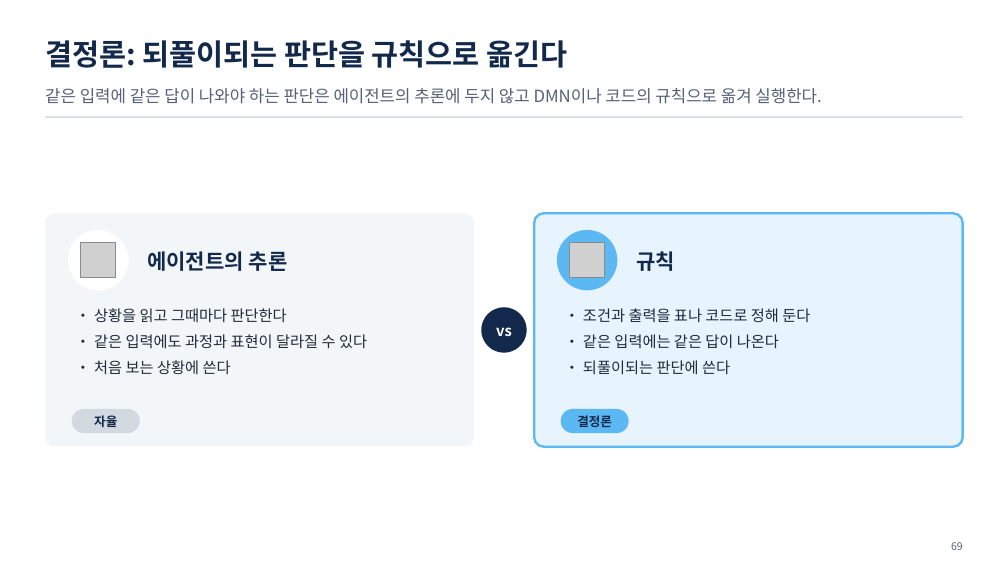
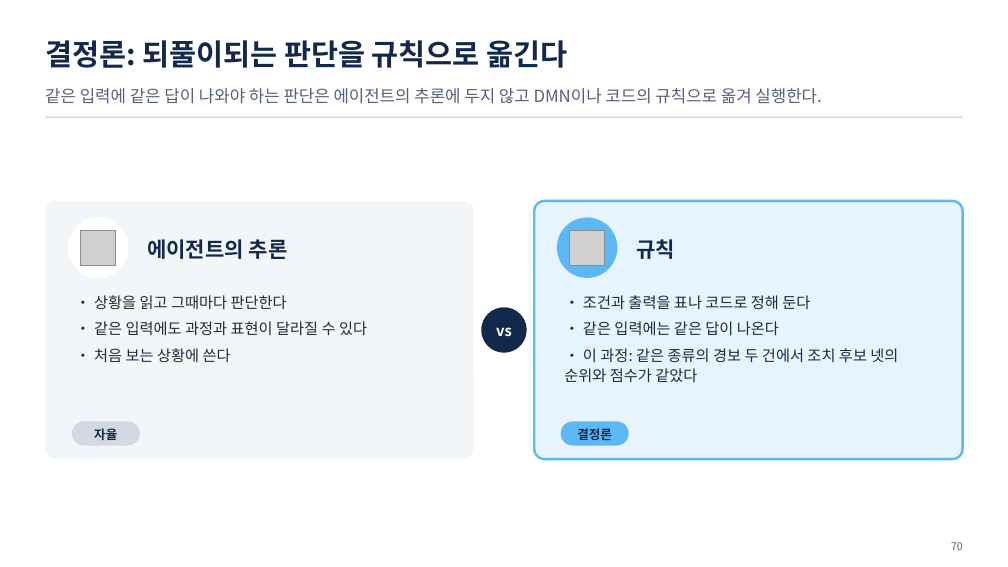
Before and after one commit to uengine-oss/hyd-iot-edu, a slide deck: slide 70 of docs/교재/실전반/08일차/실전반_08일차.pptx (slide 69 before the commit). Drawn at 1008x567 pixels with LibreOffice and Linux fonts; fonts in the diff are those of the drawing; grey boxes stand for pictures. Boxes give left, top, right and bottom in pixels: in the first picture for what was removed or moved away, otherwise in the second. Text is boxed around its words. In the diff, an @@ line names an element or a change of style, - is before the commit and + after.

```diff
--- a/docs/교재/실전반/08일차/실전반_08일차.pptx
+++ b/docs/교재/실전반/08일차/실전반_08일차.pptx
@@ rounded rectangle: place and size @@
-rounded rectangle at [45,213,474,447]
+rounded rectangle at [45,201,474,460]
@@ rounded rectangle: place and size @@
-rounded rectangle at [535,213,963,447]
+rounded rectangle at [535,201,963,460]
@@ picture: place and size @@
-picture at [81,243,116,278]
+picture at [81,230,116,265]
@@ 2 texts, 2 ellipses: place and size @@
-2 texts, 2 ellipses at [68,230,675,290]
+2 texts, 2 ellipses at [68,218,675,278]
@@ picture: place and size @@
-picture at [569,243,604,278]
+picture at [569,230,604,265]
@@ text "• 상황을 읽고 그때마다 판단한다": place and size @@
-text "• 상황을 읽고 그때마다 판단한다" at [94,308,367,375]
+text "• 상황을 읽고 그때마다 판단한다" at [94,295,367,363]
@@ text "• 조건과 출력을 표나 코드로 ...": place and size @@
-text "• 조건과 출력을 표나 코드로 ..." at [583,308,810,375]
+text "• 조건과 출력을 표나 코드로 ..." at [564,295,898,382]
@@ text at [564,348,898,382]: text changed @@
-• 되풀이되는 판단에 쓴다
+• 이 과정: 같은 종류의 경보 두 건에서 조치 후보 넷의 순위와 점수가 같았다
@@ 2 texts, 2 rounded rectangles: place and size @@
-2 texts, 2 rounded rectangles at [72,409,629,433]
+2 texts, 2 rounded rectangles at [72,421,629,445]
@@ text at [951,542,963,550]: text changed @@
-69
+70
```
Also in this commit, not shown: 47 other slides changed, 2 slides added, 1 slide removed, 27 other files.
